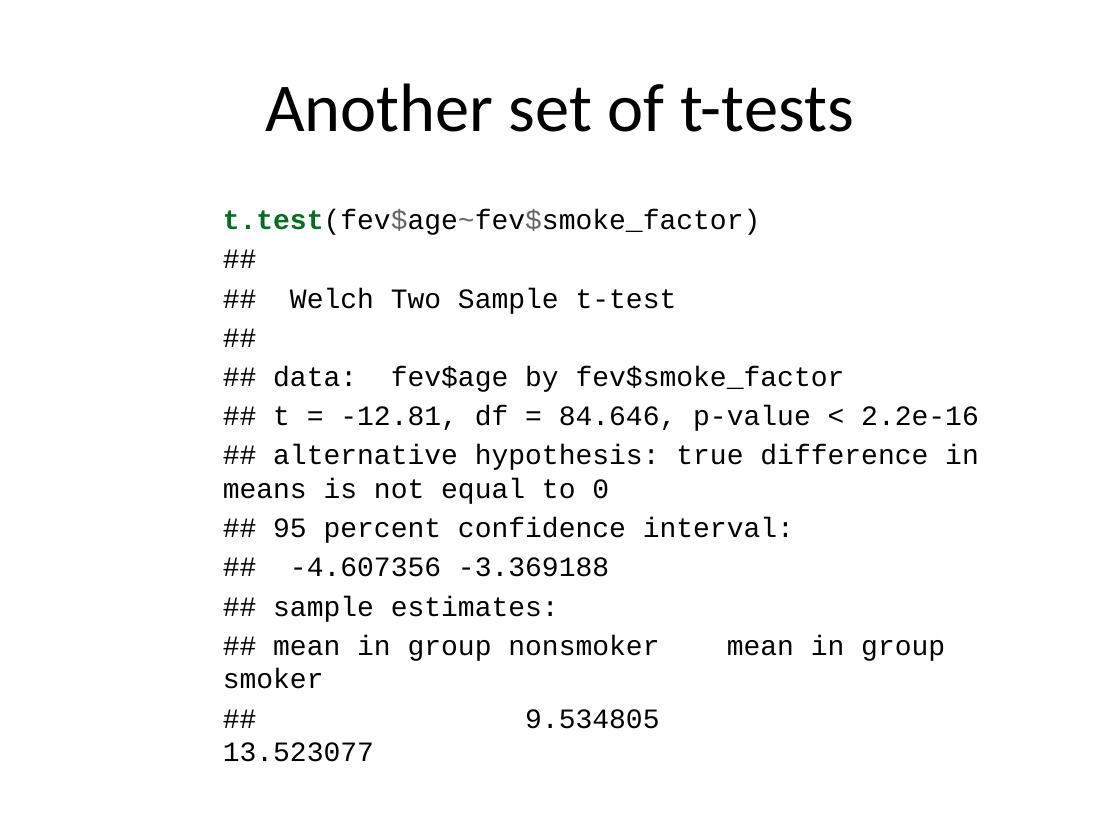
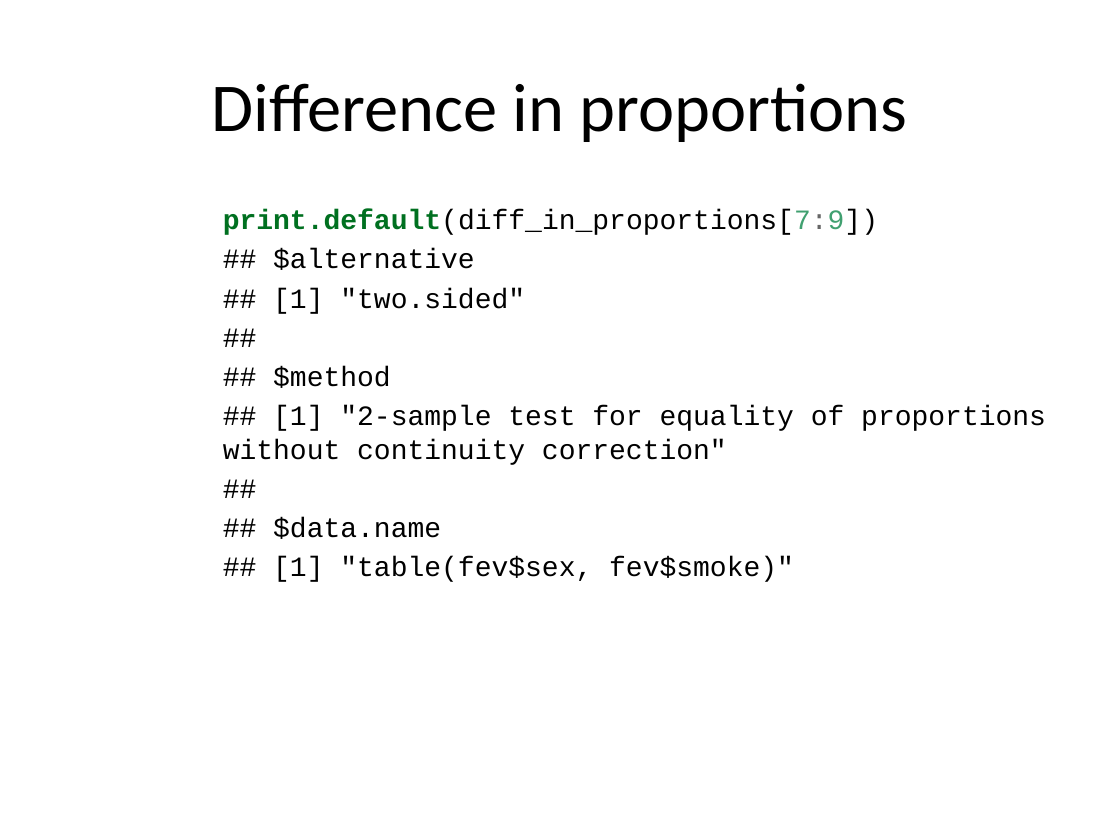
Before and after one commit to pmean/classes, a slide deck: slide 34 of introduction-to-r/src/v07-slides-and-speaker-notes.pptx (slide 22 before the commit). Drawn at 1120x840 pixels with LibreOffice and Linux fonts; fonts in the diff are those of the drawing. Boxes give left, top, right and bottom in pixels: in the first picture for what was removed or moved away, otherwise in the second. Text is boxed around its words. In the diff, an @@ line names an element or a change of style, - is before the commit and + after.

```diff
--- a/introduction-to-r/src/v07-slides-and-speaker-notes.pptx
+++ b/introduction-to-r/src/v07-slides-and-speaker-notes.pptx
@@ title at (211,83,907,142): text changed @@
-Another set of t-tests
+Difference in proportions
@@ text at (223,209,1046,582): text changed @@
-t.test(fev$age~fev$smoke_factor)
-##
-## Welch Two Sample t-test
-##
-## data: fev$age by fev$smoke_factor
-## t = -12.81, df = 84.646, p-value < 2.2e-16
-## alternative hypothesis: true difference in means is not equal to 0
-## 95 percent confidence interval:
-## -4.607356 -3.369188
-## sample estimates:
-## mean in group nonsmoker mean in group smoker
-## 9.534805 13.523077
+print.default(diff_in_proportions[7:9])
+## $alternative
+## [1] "two.sided"
+##
+## $method
+## [1] "2-sample test for equality of proportions without continuity correction"
+##
+## $data.name
+## [1] "table(fev$sex, fev$smoke)"
```
Also in this commit, not shown: 9 other slides changed, 28 slides added, 1 slide removed, 25 other files.
